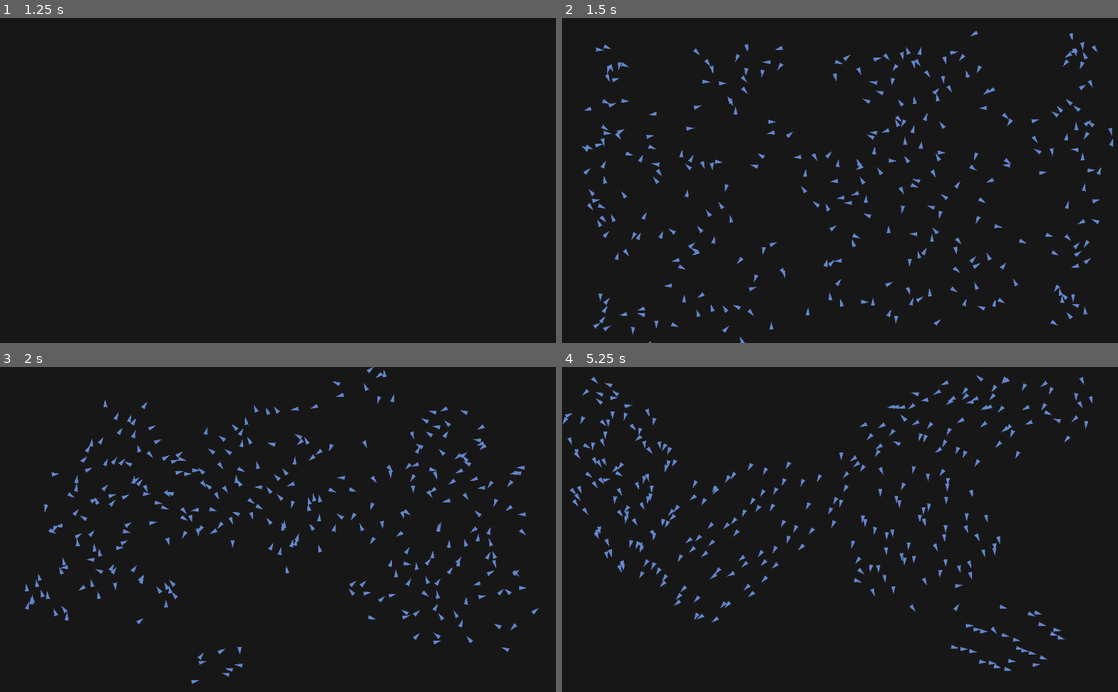
Above: before the commit, frames 1-4 (two rows, left to right).
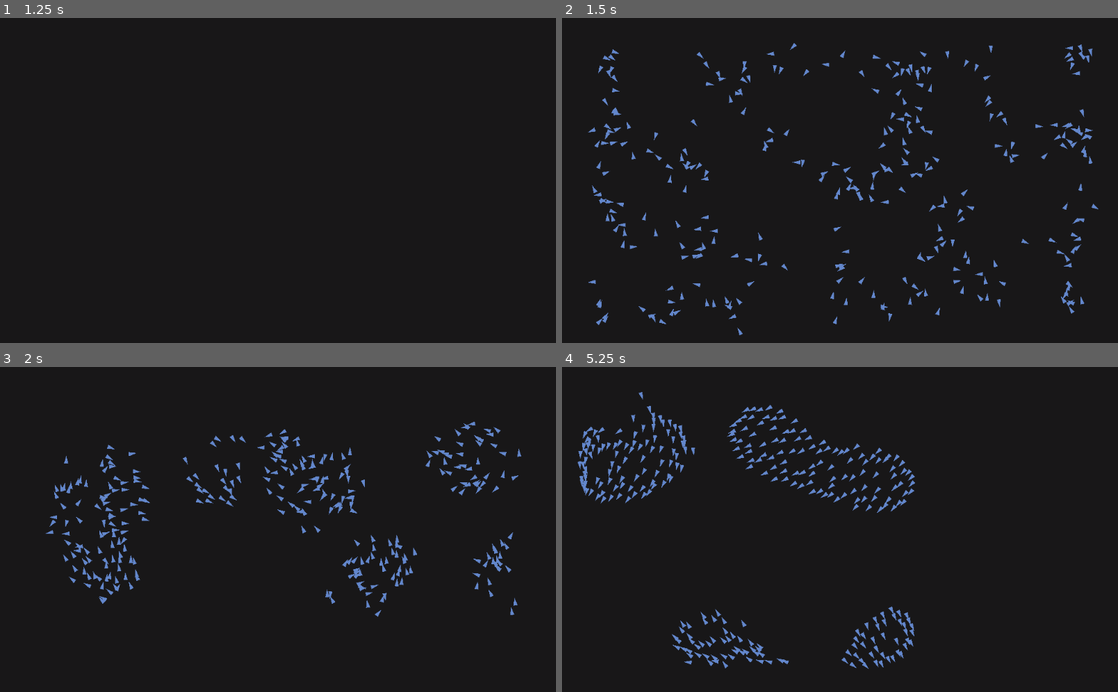
Above: after the commit, the same moments.

Repository: Benedek03/boids
Game: Godot game, scene res://Scenes/Main.tscn
The game is run twice, just before and just after one commit, with the same random seed, the same clock (stepped at 60 frames per second) and the same inputs.
Inputs:
- Up to frame 1 (1.25 s): tap Enter at 0.5 s
- Up to frame 2 (1.5 s): tap Space at 1.25 s; hold S from 1.28 s (still down)
- Up to frame 3 (2 s): keep holding S
- Up to frame 4 (5.25 s): release S at 2.03 s; hold S from 3.53 s (still down); tap Enter at 4.25 s; tap Space at 5 s

Frame 1 is identical in both runs. In frame 2, 6.2% of the frame differs, in the area x 3-100%, y 3-100%; in frame 3, 6.3%; in frame 4, 6.5%, in the area x 0-96%, y 2-94%.

Commit message:
improve seperation

Diff:
--- a/src/Scripts/Main.gd
+++ b/src/Scripts/Main.gd
@@ -43,17 +43,7 @@
 				neighbors += 1
 				cohesion += boids[j].position
 				var a = boid.position - boids[j].position
-				var asd = 2
-				if a.x != 0:
-					if a.x > 0:
-						separation.x += max(1 / a.x, asd)
-					else:
-						separation.x += min(1 / a.x, -asd)
-				if a.y != 0:
-					if a.y > 0:
-						separation.y += max(1 / a.y, asd)
-					else:
-						separation.y += min(1 / a.y, -asd)
+				separation += a / a.length()
 				alignment += boids[j].d
 
 		if neighbors != 0:
